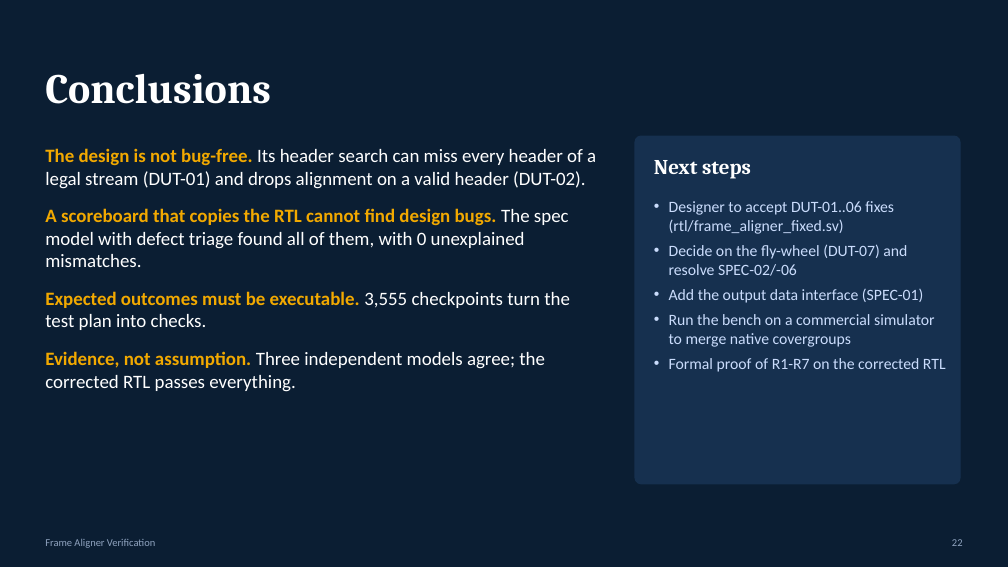
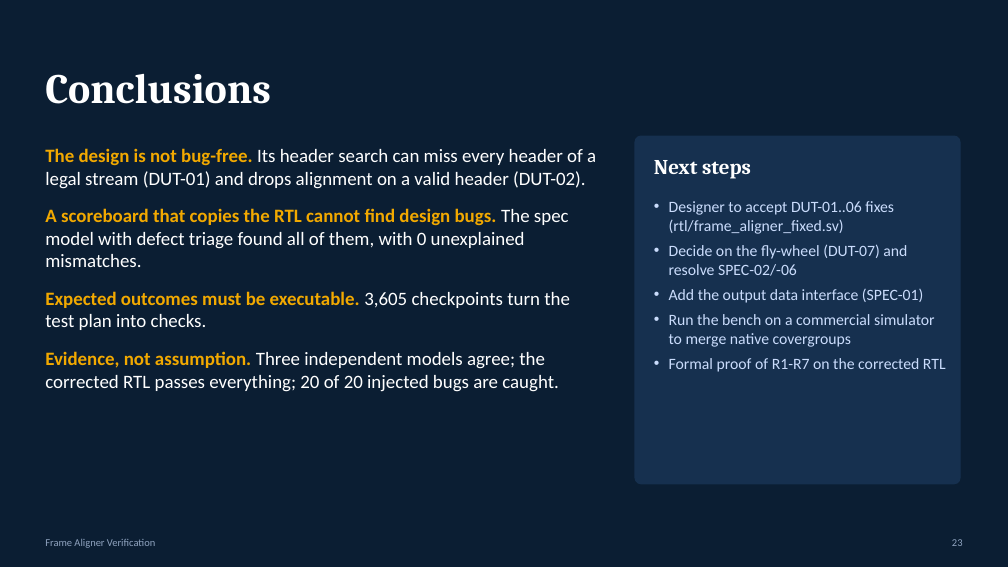
Before and after one commit to yakir1991/Frame-Aligner-verification, a slide deck: slide 23 of docs/Frame_Aligner_Verification.pptx (slide 22 before the commit). Drawn at 1008x567 pixels with LibreOffice and Linux fonts; fonts in the diff are those of the drawing. Boxes give left, top, right and bottom in pixels: in the first picture for what was removed or moved away, otherwise in the second. Text is boxed around its words. In the diff, an @@ line names an element or a change of style, - is before the commit and + after.

```diff
--- a/docs/Frame_Aligner_Verification.pptx
+++ b/docs/Frame_Aligner_Verification.pptx
@@ text at bbox=[45, 291, 570, 392]: text changed @@
-• Expected outcomes must be executable. 3,555 checkpoints turn the test plan into checks.
-• Evidence, not assumption. Three independent models agree; the corrected RTL passes everything.
+• Expected outcomes must be executable. 3,605 checkpoints turn the test plan into checks.
+• Evidence, not assumption. Three independent models agree; the corrected RTL passes everything; 20 of 20 injected bugs are caught.
```
Also in this commit, not shown: 12 other slides changed, 1 slide added, 8 other files.
